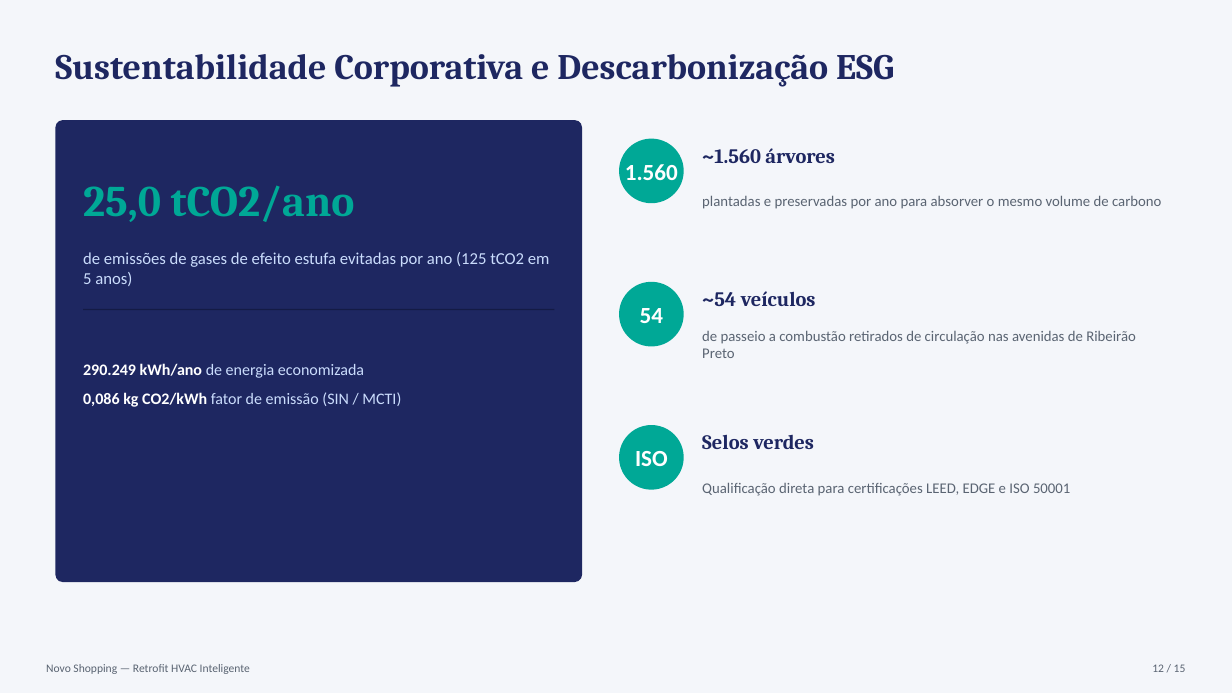
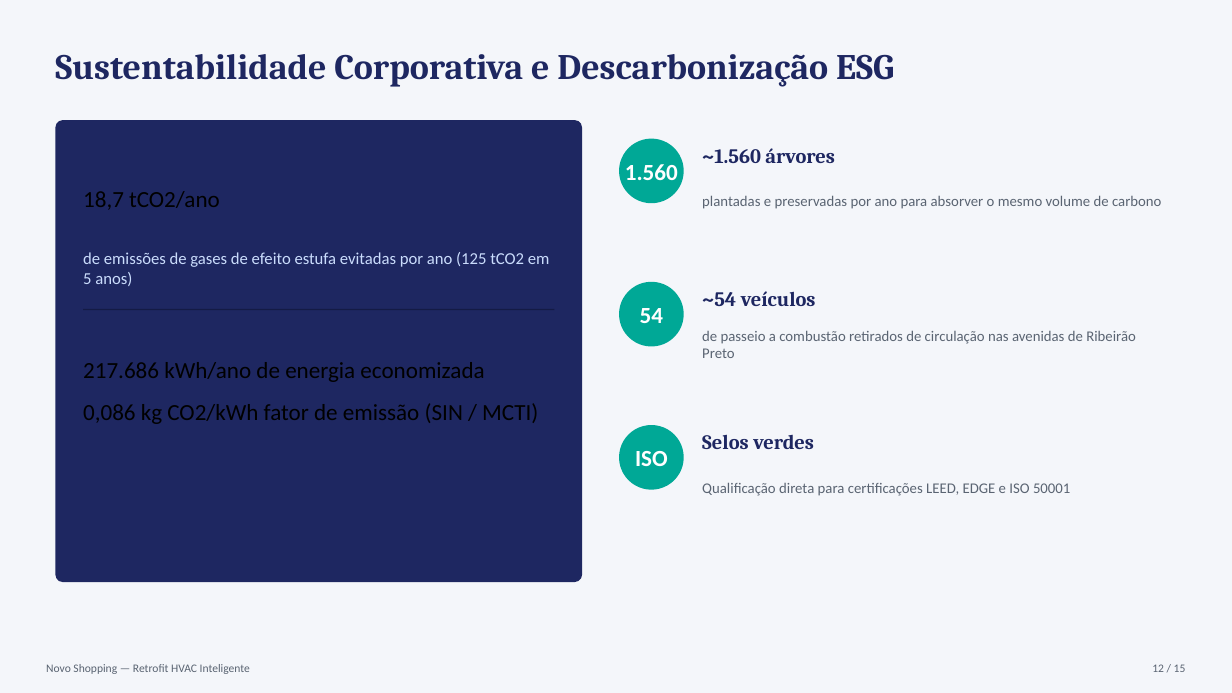
Before and after one commit to victorhugomota/analise-energetica-novo-shopping, a slide deck: slide 12 of Estudo_Viabilidade_Retrofit_HVAC_Novo_Shopping.pptx. Drawn at 1232x693 pixels with LibreOffice and Linux fonts; fonts in the diff are those of the drawing. Boxes give left, top, right and bottom in pixels: in the first picture for what was removed or moved away, otherwise in the second. Text is boxed around its words. In the diff, an @@ line names an element or a change of style, - is before the commit and + after.

```diff
--- a/Estudo_Viabilidade_Retrofit_HVAC_Novo_Shopping.pptx
+++ b/Estudo_Viabilidade_Retrofit_HVAC_Novo_Shopping.pptx
@@ text at bbox=[83, 191, 220, 210]: text changed; size 34 to 18 pt; font Cambria to Calibri; text colour #00A896 to #000000; bold off @@
-25,0 tCO2/ano
+18,7 tCO2/ano
@@ text at bbox=[83, 362, 538, 424]: text changed; size 12.5 to 18 pt; text colour #CADCFC to #000000 @@
-290.249 kWh/ano de energia economizada
-0,086 kg CO2/kWh fator de emissão (SIN / MCTI)
+217.686 kWh/ano de energia economizada
+0,086 kg CO2/kWh fator de emissão (SIN / MCTI)
```
Also in this commit, not shown: 6 other slides changed, 1 other file.
